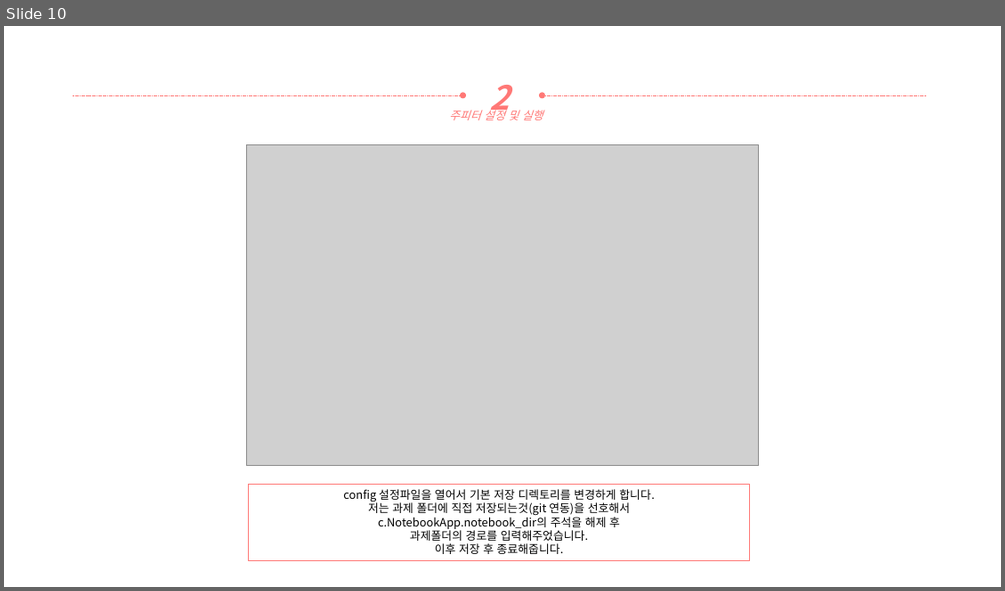
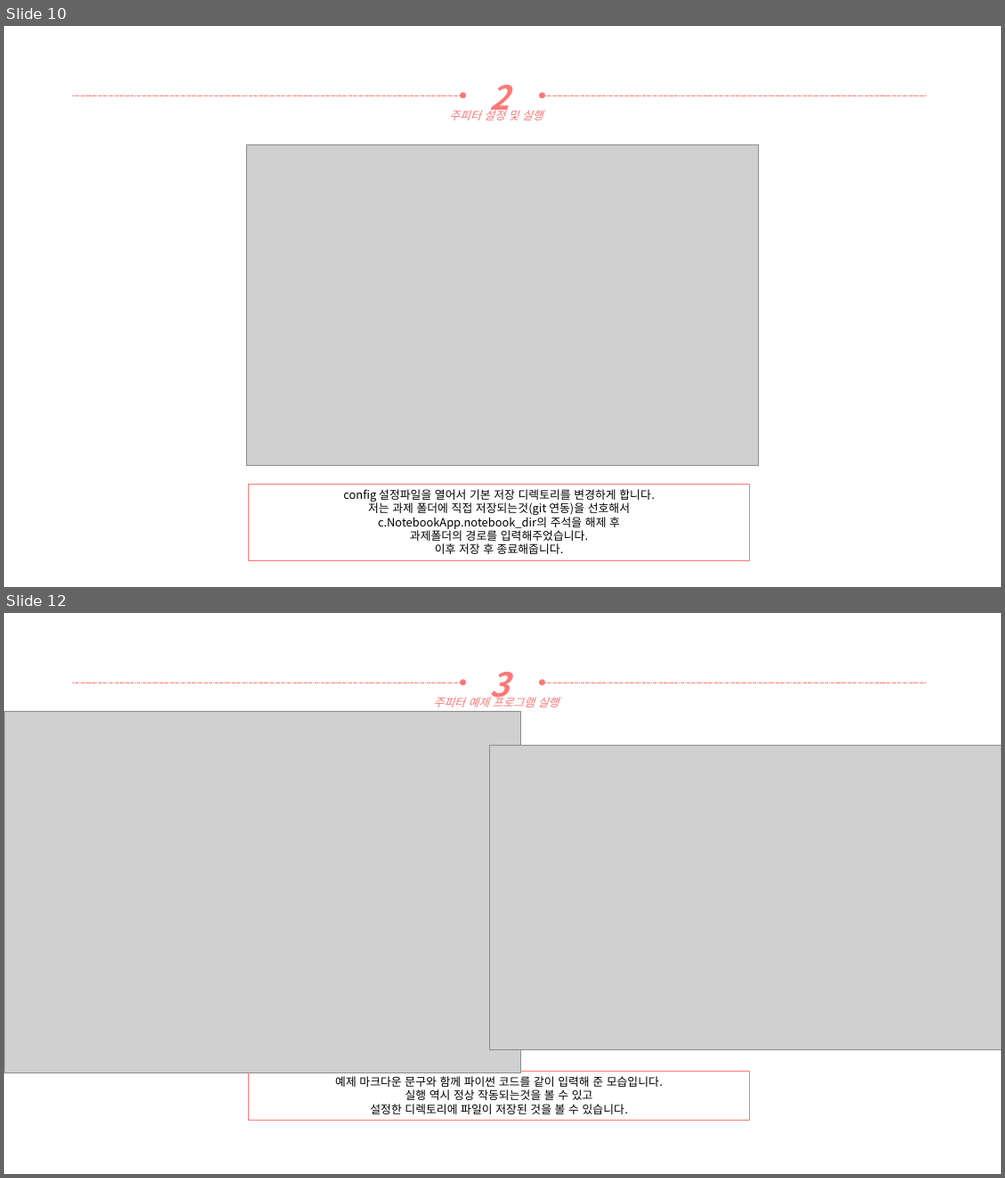
Before and after one commit to yooatom2200/Programing_Base_2, a slide deck: 2장/20164091-송희령-2주차 과제.pptx. Shown one above the other, each under a label of ours: slide 10 before the commit, slides 10 and 12 after it; the slides between them are not shown. The pictures are 1005x591 and 1005x1178 pixels, drawn with LibreOffice and Linux fonts; fonts in the diff are those of the drawing; grey boxes stand for pictures. Boxes give left, top, right and bottom in pixels: in the first picture for what was removed or moved away, otherwise in the second. Text is boxed around its words. In the diff, an @@ line names an element or a change of style, - is before the commit and + after.

Commit message:
예제 프로그램 완성

```diff
--- a/2장/20164091-송희령-2주차 과제.pptx
+++ b/2장/20164091-송희령-2주차 과제.pptx
@@ slide 12 added at box(4, 613, 1001, 1174), background #FFFFFF @@
@@ arrow added from (73, 682) to (463, 682), #FF7876 0.5 pt dashed @@
@@ text added at box(489, 672, 509, 706), 32 pt, text #FF7876, bold, italic @@
+3
@@ arrow added from (926, 682) to (542, 682), #FF7876 0.5 pt dashed @@
@@ picture added at box(4, 711, 521, 1073) @@
@@ text added at box(433, 695, 559, 707), 11 pt, text #FF7876, italic @@
+주피터 예제 프로그램 실행
@@ picture added at box(489, 746, 1001, 1050) @@
@@ rectangle added at box(249, 1070, 750, 1120), outline #FF7876 1 pt, 11 pt, text #000000 @@
+예제 마크다운 문구와 함께 파이썬 코드를 같이 입력해 준 모습입니다.
+실행 역시 정상 작동되는것을 볼 수 있고
+설정한 디렉토리에 파일이 저장된 것을 볼 수 있습니다.
```
Also in this commit, not shown: 1 slide changed, 1 other slide added, 2 other files.
